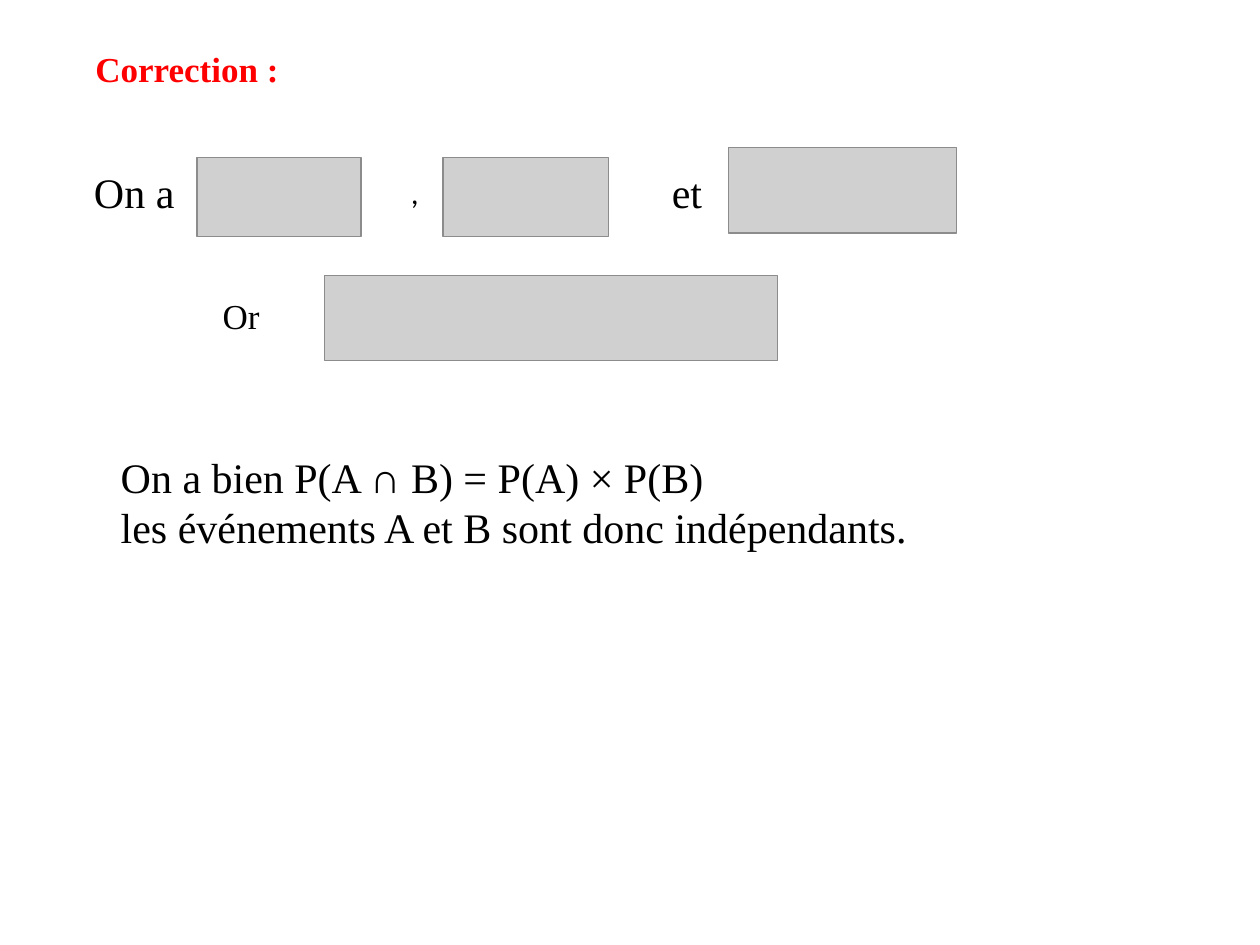
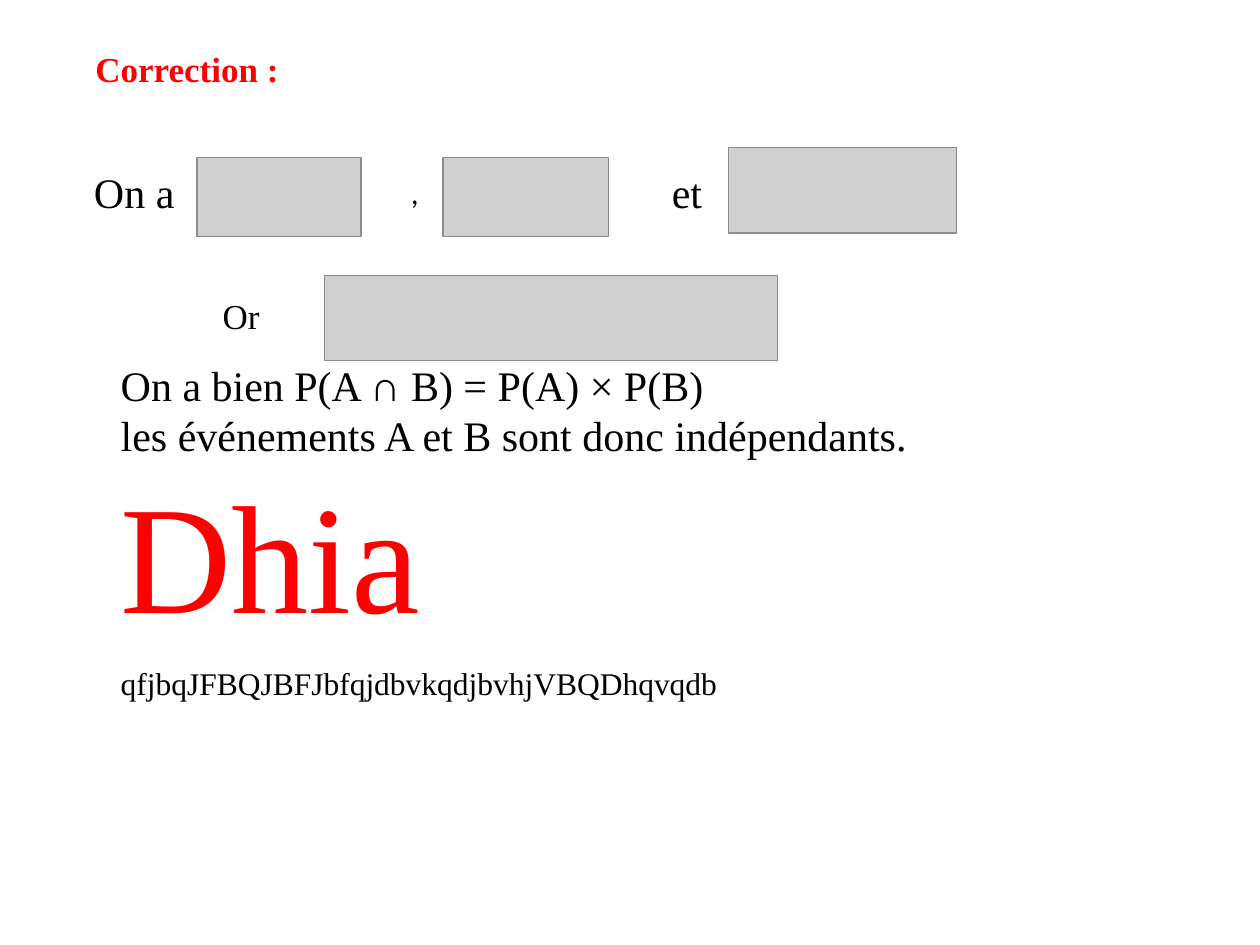
Before and after one commit to naoufelmhadhbi/FixIt, a slide deck: slide 21 of cours 2.pptx. Drawn at 1260x945 pixels with LibreOffice and Linux fonts; fonts in the diff are those of the drawing; grey boxes stand for pictures. Boxes give left, top, right and bottom in pixels: in the first picture for what was removed or moved away, otherwise in the second. Text is boxed around its words. In the diff, an @@ line names an element or a change of style, - is before the commit and + after.

```diff
--- a/cours 2.pptx
+++ b/cours 2.pptx
@@ text at [121, 506, 420, 615]: paragraph added @@
+Dhia
@@ text added at [121, 673, 717, 702], 18 pt, text #000000 @@
+qfjbqJFBQJBFJbfqjdbvkqdjbvhjVBQDhqvqdb
```
Also in this commit, not shown: 1 other slide changed.
